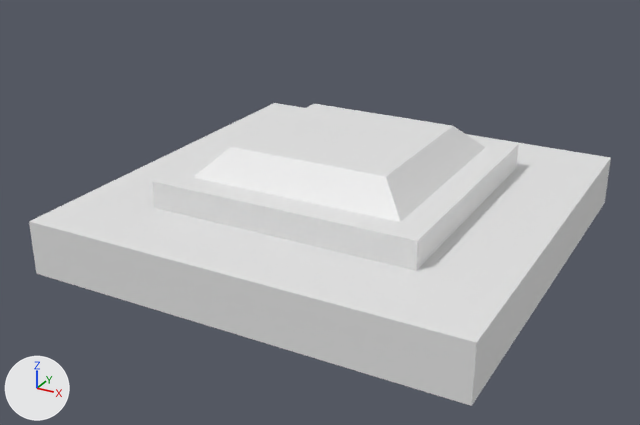
What one commit did to the OBJ model src/main/resources/assets/hbm/models/control_panel/button_push.obj.
One viewpoint serves both versions: a 50 mm camera at (0.876, -1.714, 0.902) aimed at (-0.024, -0.08, 0.085). Every picture has the same lights, and +X, +Y and +Z are marked at lower left. Where no turn or scale is listed for an object, it has been applied to the vertices.

In view in the first picture: 'base', 'btn_base', 'btn_top'.
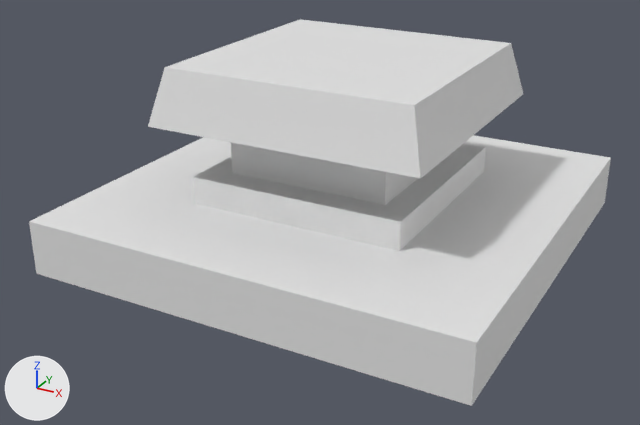
Boxes [x1, y1, x2, y2] around the edits, measured in the pictures (640 x 425 px; the box of a moved part takes in the faces that stretch with it):
'btn_top', reshaped: before [194, 104, 485, 222]; after [148, 44, 523, 205]
'btn_base', reshaped: before [152, 108, 519, 271]; after [193, 144, 486, 251]
'btn_top_top', added: after [166, 19, 511, 105]
part 1 of me_btn_base, moved or reshaped: before [401, 144, 518, 222]; after [387, 147, 485, 204]
part 2 of me_btn_base, moved or reshaped: before [401, 144, 519, 270]; after [385, 147, 486, 251]
part 3 of me_btn_base, moved or reshaped: before [297, 108, 516, 147]; after [456, 144, 484, 150]
part 4 of me_btn_base, moved or reshaped: before [197, 178, 417, 241]; after [233, 173, 400, 222]
part 5 of me_btn_base, moved or reshaped: before [152, 108, 418, 271]; after [193, 156, 401, 251]

Edits to the bpy script that builds the scene:
```text
Change me_btn_base:
    where me_btn_base.from_pydata(...)  # 16 vertices, 24 faces; spans x -0.312..0.312, y -0.312..0.312, z 0.125..0.188
    used by ob_btn_base; location = (0.0, 0.0, 0.0)
    me_btn_base part 1: all 2 vertices in x 0.25, y -0.25, z 0.125..0.188 are moved by (-0.062, 0.062, 0.0)
    me_btn_base part 2: all 2 vertices in x 0.312, y -0.312, z 0.125..0.188 are moved by (-0.062, 0.063, 0.0)
    me_btn_base part 3: all 4 vertices in x -0.312..-0.25, y 0.25..0.312, z 0.125..0.187 are moved by (0.062, -0.062, 0.0)
    me_btn_base part 4: all 2 vertices in x -0.25, y -0.25, z 0.125..0.188 are moved by (0.062, 0.062, 0.0)
    me_btn_base part 5: all 2 vertices in x -0.312, y -0.312, z 0.125..0.188 are moved by (0.062, 0.063, 0.0)
Change me_btn_top:
    used by ob_btn_top; location = (0.0, 0.0, 0.0)
    remove me_btn_top.from_pydata(...)  # 8 vertices, 10 faces; spans x -0.25..0.25, y -0.25..0.25, z 0.187..0.25
    add me_btn_top.from_pydata(...)  # 16 vertices, 18 faces; spans x -0.312..0.312, y -0.312..0.313, z 0.187..0.438
    me_btn_top part 6: the whole mesh is rebuilt
Add me_btn_top_top:
    me_btn_top_top.from_pydata([(-0.281, 0.281, 0.437), (0.281, 0.281, 0.437), (-0.281, -0.281, 0.438), (0.281, -0.281, 0.438)], [], [(0, 3, 1), (0, 2, 3)])
Add ob_btn_top_top:
    ob_btn_top_top = bpy.data.objects.new('btn_top_top', me_btn_top_top)
    ob_btn_top_top.location = (0.0, 0.0, 0.0)
```
